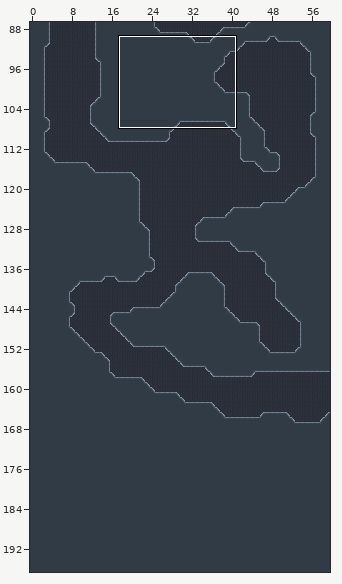
Tiled map -- assets/map/level00.tmx. Above: a wide view before the commit, with the close-up outlined.
Close-up. Before:
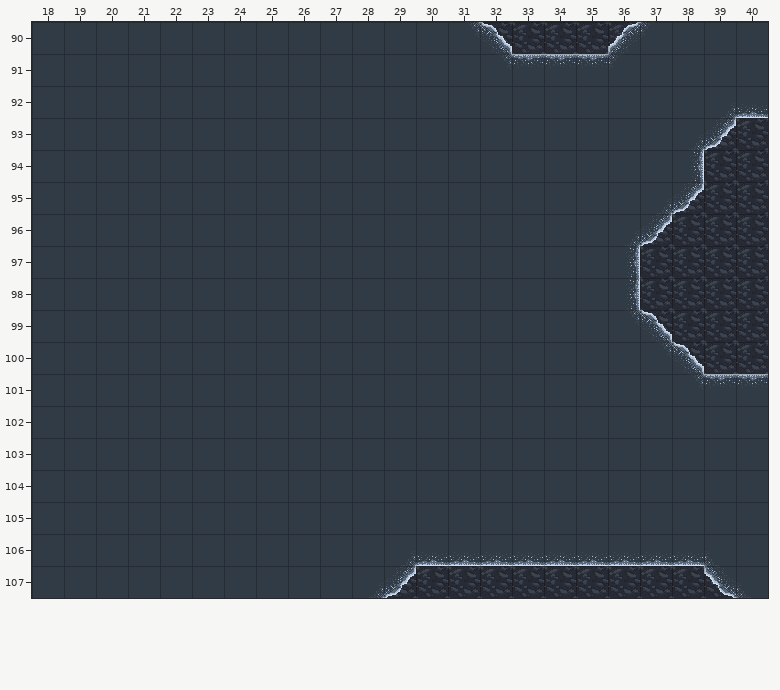
Cells are 32x32 px. Shown: x 18..40, y 90..107. The commit also changed other parts of the map, which this record leaves out.
The same view after the edit:
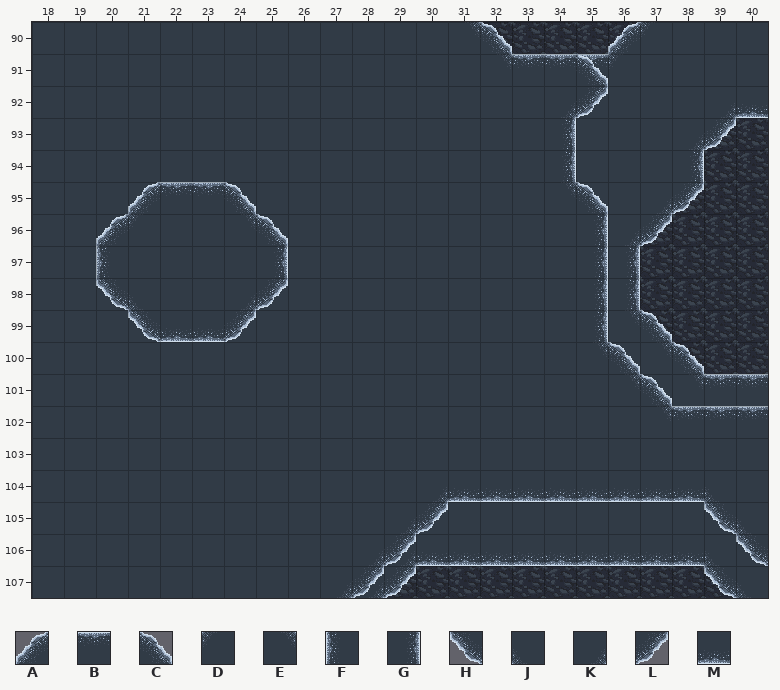
Key: from "slopes": A 11, B 12, C 14, D 20, E 23, F 28, G 33, H 37, J 38, K 41, L 42, M 48.
_ is an empty cell.
Changes in this commit:
Layer "forground":
y 91: x 35 _ -> C
y 92: x 34..35 __ -> KL
y 93..94: x 34 _ -> G
y 95: x 21..24 ____ -> ABBC; x 34..35 __ -> EC
y 96: x 20..21 __ -> AD; x 24..25 __ -> EC; x 35 _ -> G
y 97: x 20 _ -> F; x 25 _ -> G; x 35 _ -> G
y 98: x 20..21 __ -> HJ; x 24..25 __ -> KL; x 35 _ -> G
y 99: x 21..24 ____ -> HMML; x 35 _ -> G
y 100: x 35..36 __ -> EC
y 101: x 36..37 __ -> EC
y 102: x 37..40 ____ -> EBBB
y 104: x 30..39 __________ -> KMMMMMMMMJ
y 105: x 29..30 __ -> KL; x 39..40 __ -> HJ
y 106: x 28..29 __ -> KL; x 40 _ -> H
y 107: x 27..28 __ -> KL
